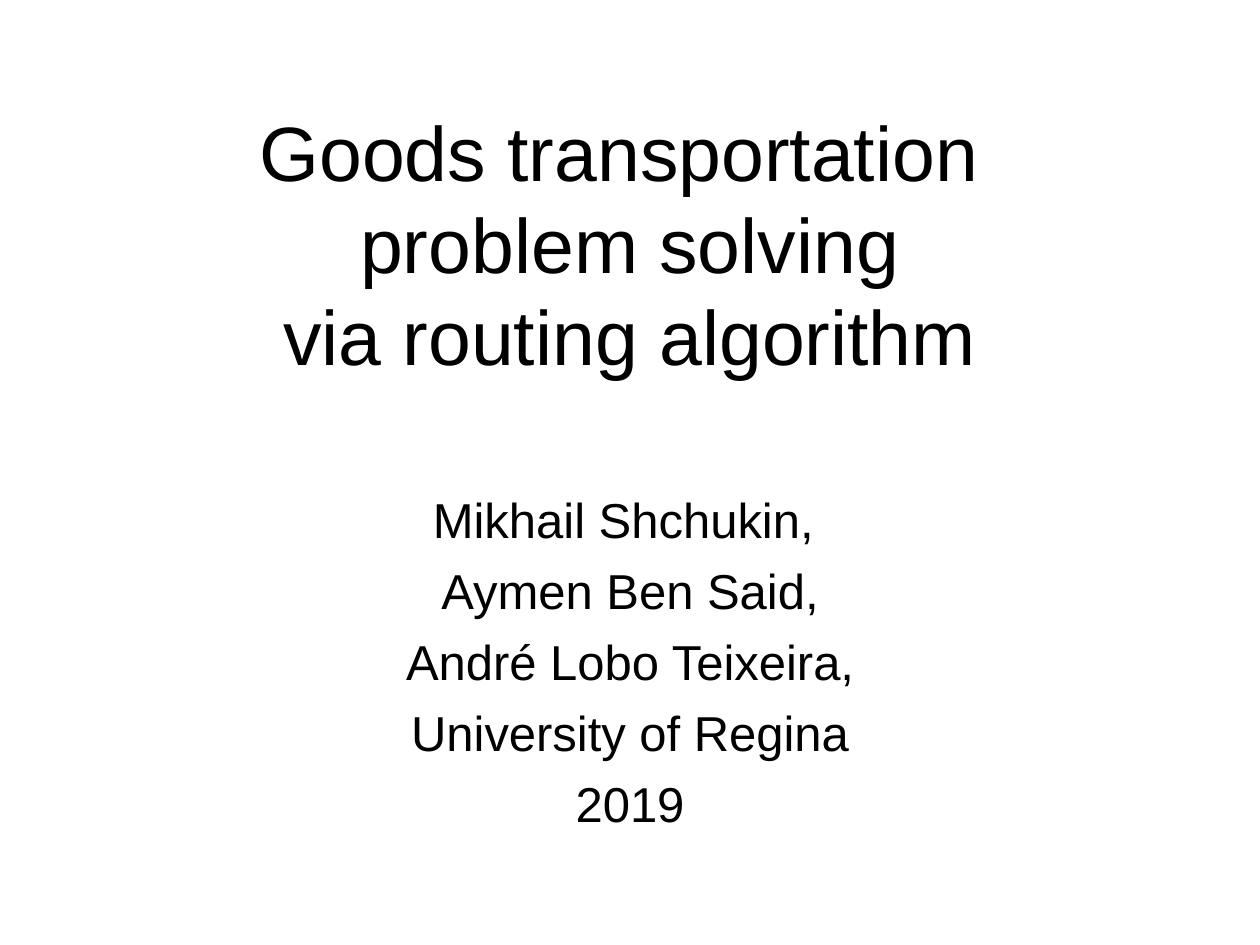
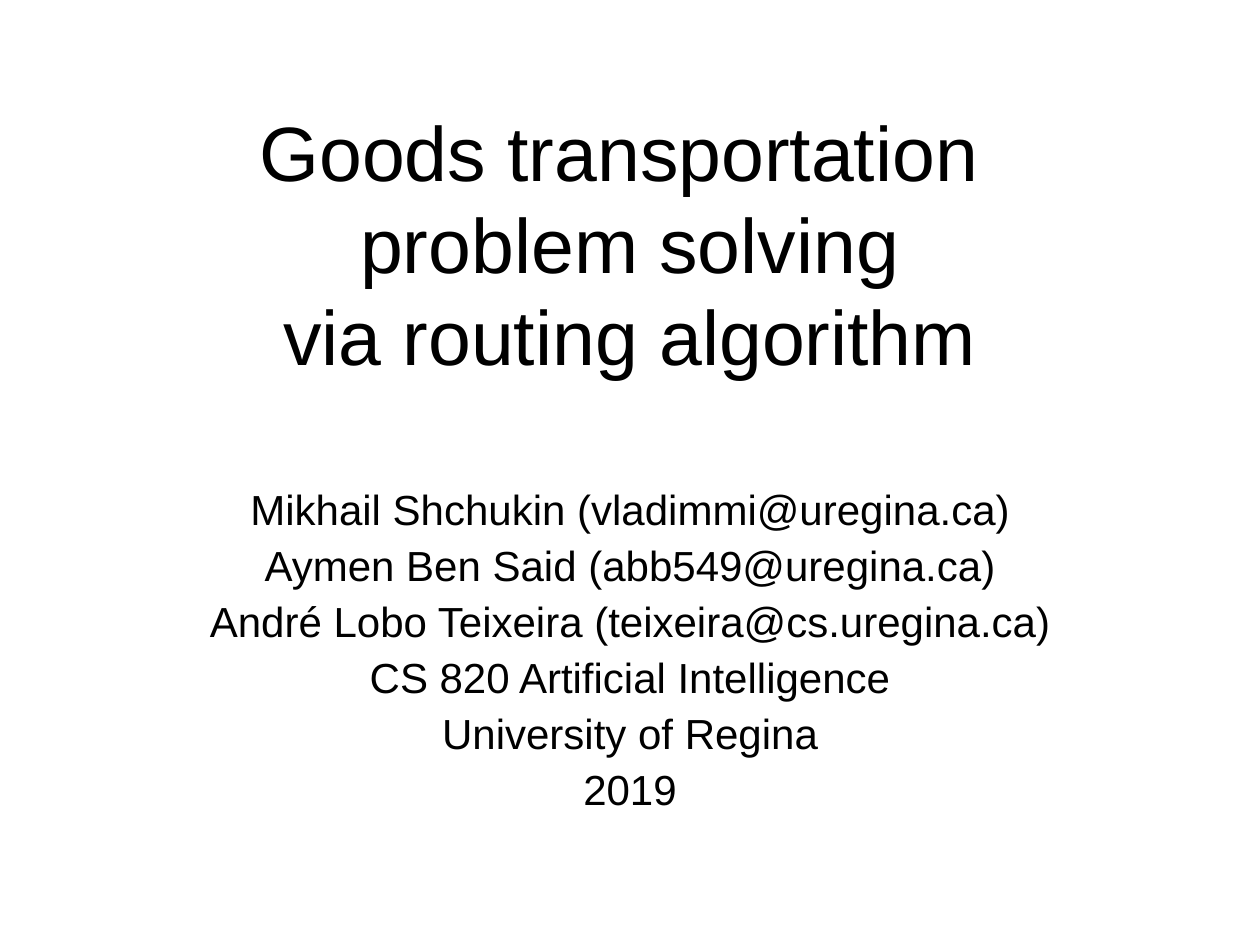
Before and after one commit to andreloboteixeira/cs820-project, a slide deck: slide 1 of presentation/presentation.ppt. Drawn at 1260x945 pixels with LibreOffice and Linux fonts; fonts in the diff are those of the drawing. Boxes give left, top, right and bottom in pixels: in the first picture for what was removed or moved away, otherwise in the second. Text is boxed around its words. In the diff, an @@ line names an element or a change of style, - is before the commit and + after.

```diff
--- a/presentation/presentation.ppt
+++ b/presentation/presentation.ppt
@@ subtitle at <box>210,494,1050,701</box>: text changed; size 28 to 24 pt @@
-Mikhail Shchukin,
-Aymen Ben Said,
-André Lobo Teixeira,
+Mikhail Shchukin (vladimmi@uregina.ca)
+Aymen Ben Said (abb549@uregina.ca)
+André Lobo Teixeira (teixeira@cs.uregina.ca)
+CS 820 Artificial Intelligence
@@ subtitle at <box>442,718,818,806</box>: size 28 to 24 pt in "University of Regina", "2019"; line spacing 1 to 0.9; less space between paragraphs @@
```
Also in this commit, not shown: 9 other slides changed.
